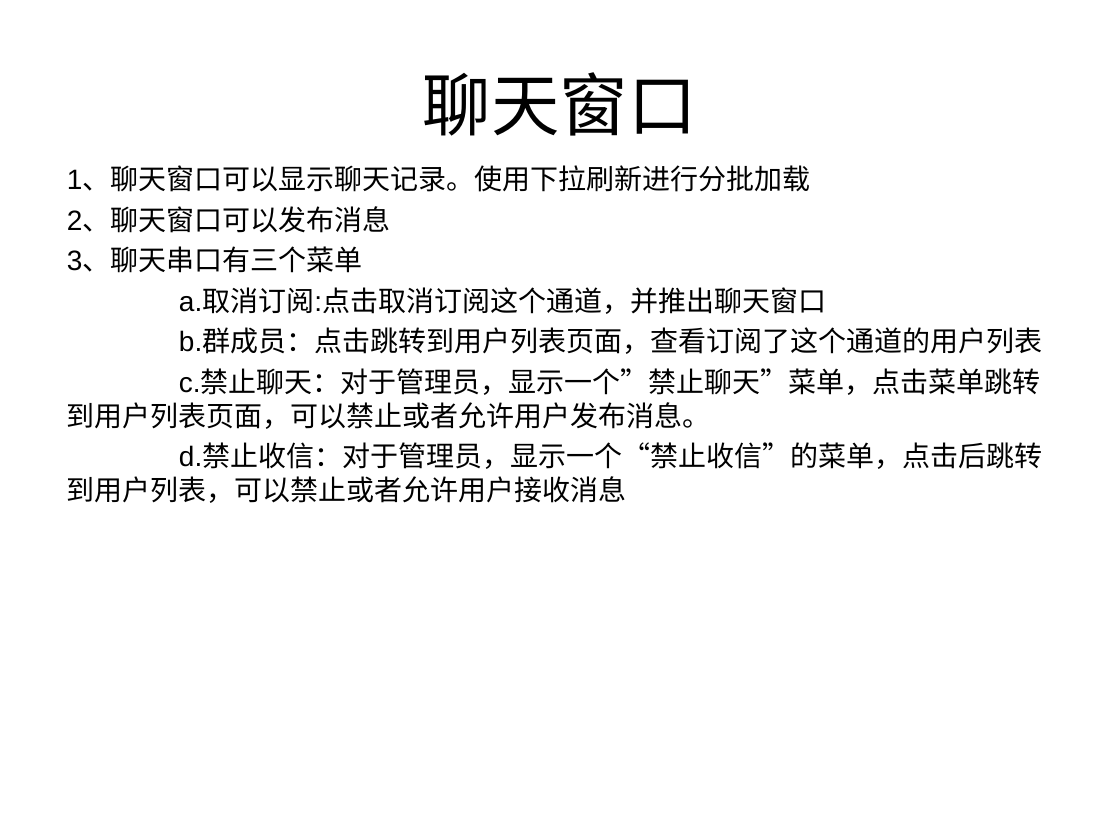
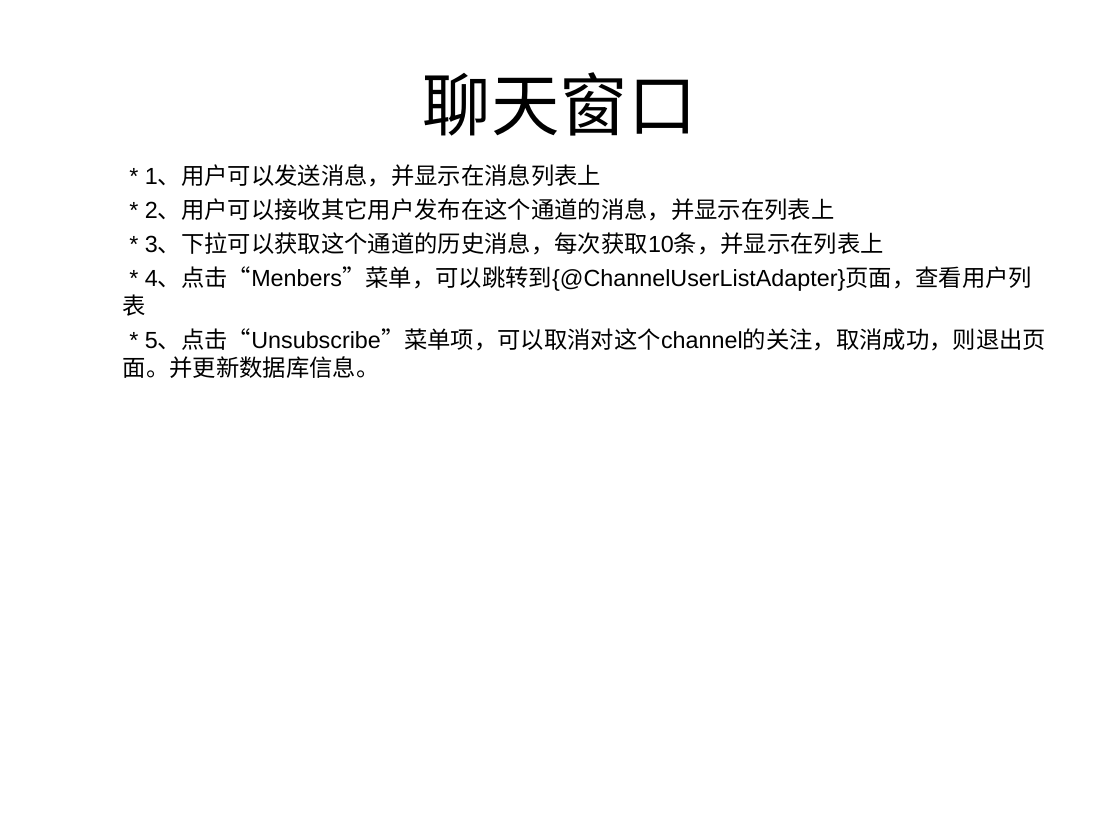
Before and after one commit to leizhiheng/PubNubTutorialDemo, a slide deck: slide 6 of PubNub Demo 模型描述.ppt. Drawn at 1120x840 pixels with LibreOffice and Linux fonts; fonts in the diff are those of the drawing. Boxes give left, top, right and bottom in pixels: in the first picture for what was removed or moved away, otherwise in the second. Text is boxed around its words. In the diff, an @@ line names an element or a change of style, - is before the commit and + after.

```diff
--- a/PubNub Demo 模型描述.ppt
+++ b/PubNub Demo 模型描述.ppt
@@ text at (123, 166, 1046, 378): text changed; size 18 to 15 pt @@
-1、聊天窗口可以显示聊天记录。使用下拉刷新进行分批加载
-2、聊天窗口可以发布消息
-3、聊天串口有三个菜单
-a.取消订阅:点击取消订阅这个通道，并推出聊天窗口
-b.群成员：点击跳转到用户列表页面，查看订阅了这个通道的用户列表
-c.禁止聊天：对于管理员，显示一个”禁止聊天”菜单，点击菜单跳转到用户列表页面，可以禁止或者允许用户发布消息。
-d.禁止收信：对于管理员，显示一个“禁止收信”的菜单，点击后跳转到用户列表，可以禁止或者允许用户接收消息
+  * 1、用户可以发送消息，并显示在消息列表上
+  * 2、用户可以接收其它用户发布在这个通道的消息，并显示在列表上
+  * 3、下拉可以获取这个通道的历史消息，每次获取10条，并显示在列表上
+  * 4、点击“Menbers”菜单，可以跳转到{@ChannelUserListAdapter}页面，查看用户列表
+  * 5、点击“Unsubscribe”菜单项，可以取消对这个channel的关注，取消成功，则退出页面。并更新数据库信息。
```
Also in this commit, not shown: 5 other slides changed, 4 other files.
